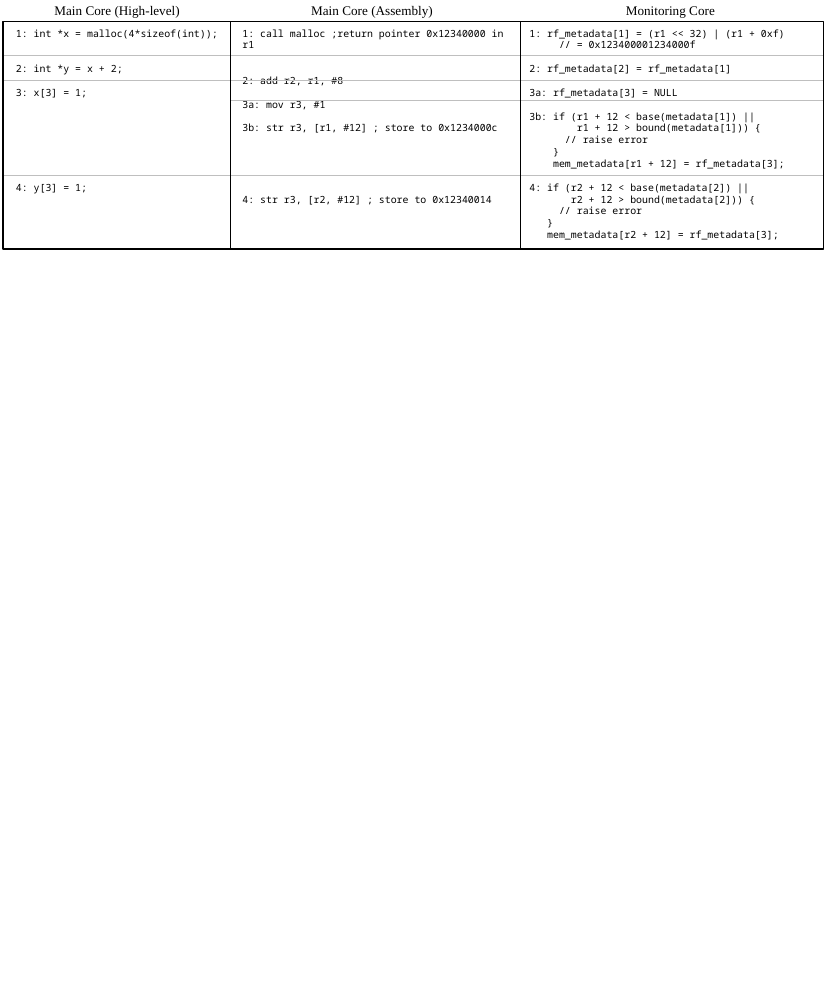
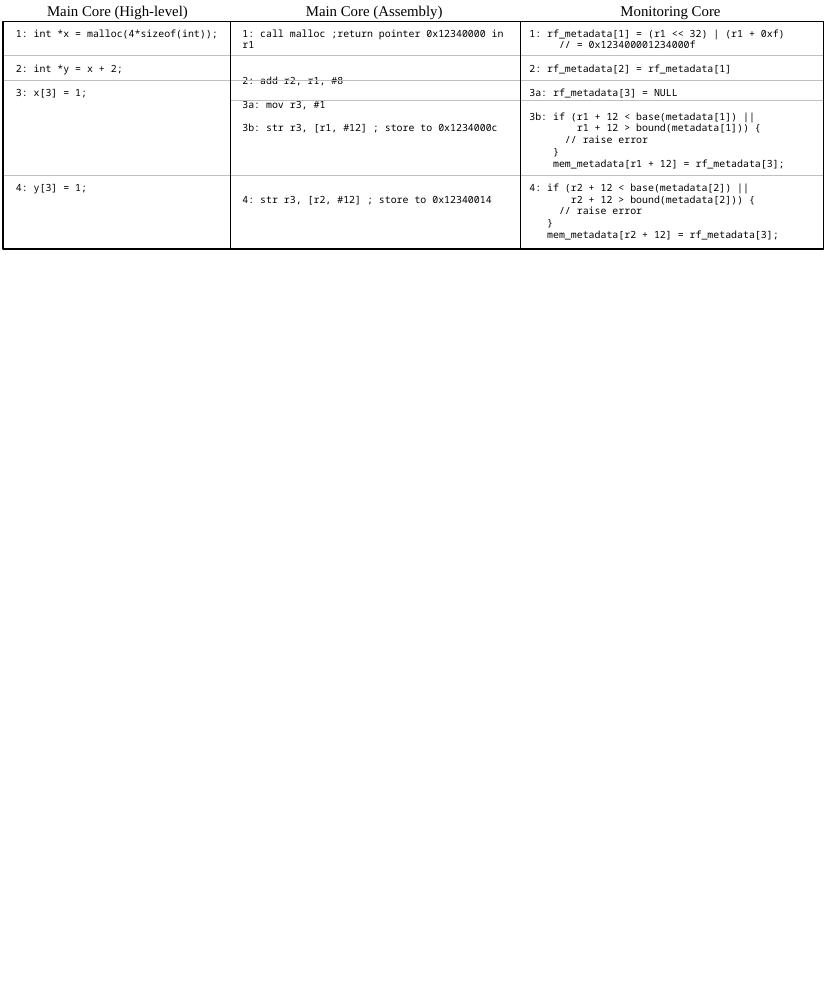
Before and after one commit to dl575/paper-monitoring_dift_drop, a slide deck: slide 5 of figs_src/diagrams-wide.pptx. Drawn at 830x1008 pixels with LibreOffice and Linux fonts; fonts in the diff are those of the drawing. Boxes give left, top, right and bottom in pixels: in the first picture for what was removed or moved away, otherwise in the second. Text is boxed around its words. In the diff, an @@ line names an element or a change of style, - is before the commit and + after.

```diff
--- a/figs_src/diagrams-wide.pptx
+++ b/figs_src/diagrams-wide.pptx
@@ text "Main Core (High-level)" at box(47, 5, 188, 19): size 8 to 9 pt; alignment left to centre @@
@@ text "Main Core (High-level)": place and size @@
-text "Main Core (High-level)" at box(54, 6, 180, 18)
+text "Main Core (High-level)" at box(47, 5, 188, 19)
@@ text "Main Core (Assembly)" at box(306, 5, 442, 19): size 8 to 9 pt; alignment left to centre @@
@@ text "Monitoring Core" at box(620, 6, 721, 19): size 8 to 9 pt @@
```
Also in this commit, not shown: 1 other slide changed, 9 other files.
